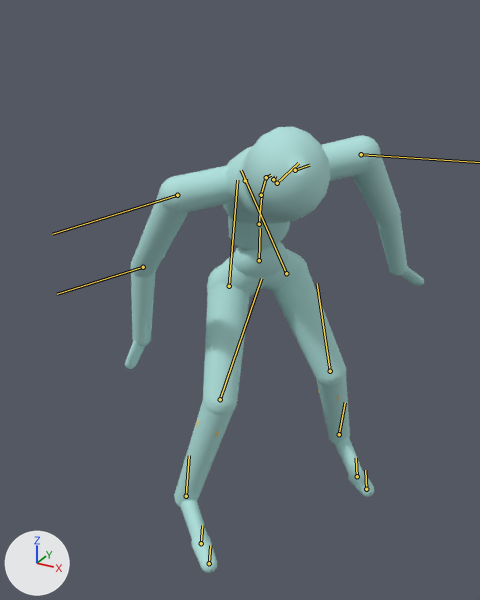
Before and after pictures for a commit that changed the glTF model assets/samples/hockey_stance_drill/hockey_stance_drill_humanoid.glb.
Before and after are seen from a 50 mm lens placed at (0.866, -1.695, 1.554), pointed at (0.022, -0.16, 0.787). Lighting does not change. The marker at lower left points along +X, +Y and +Z. The older version comes first. Both versions are drawn at frame 114 of the action 'hockey_stance_drill'; the numbers are the values there. The bones that change, and the others that lie on the model, are drawn over the model as lines.

Names of what the first picture shows: 'bones', 'mannequin'.
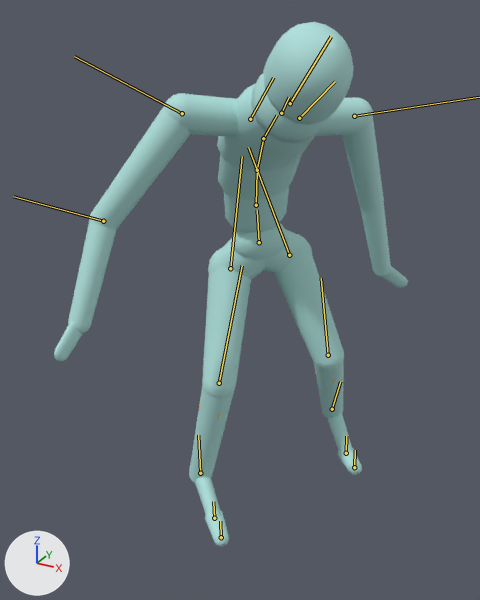
Scene script edits in JSON lines:
```json
{"block": "bone_hips", "where": "bone_hips = bpy.data.objects['hockey_stance_drill_humanoid_skin'].pose.bones['Hips']"}
{"op": "set", "path": "bone_hips.location", "old": "(0.0, -0.076, 0.0)", "new": "(0.0, -0.019, 0.0)"}
{"op": "set", "path": "bone_hips.rotation_quaternion", "old": "(0.902, 0.182, 0.391, -0.021)", "new": "(0.914, 0.193, 0.357, 0.01)", "note": "degrees (26, 45, 9) -> degrees (28, 40, 12)"}
{"block": "bone_spine", "where": "bone_spine = bpy.data.objects['hockey_stance_drill_humanoid_skin'].pose.bones['Spine']  # child of 'Hips'"}
{"op": "set", "path": "bone_spine.rotation_quaternion", "old": "(0.988, 0.152, -0.011, 0.035)", "new": "(0.996, 0.09, -0.009, -0.016)", "note": "degrees (17, -2, 4) -> degrees (10, -1, -2)"}
{"block": "bone_spine1", "where": "bone_spine1 = bpy.data.objects['hockey_stance_drill_humanoid_skin'].pose.bones['Spine1']  # child of 'Spine'"}
{"op": "set", "path": "bone_spine1.rotation_quaternion", "old": "(0.989, 0.146, -0.015, 0.027)", "new": "(0.995, 0.096, -0.011, -0.03)", "note": "degrees (17, -2, 3) -> degrees (11, -1, -4)"}
{"block": "bone_spine2", "where": "bone_spine2 = bpy.data.objects['hockey_stance_drill_humanoid_skin'].pose.bones['Spine2']  # child of 'Spine1'"}
{"op": "set", "path": "bone_spine2.rotation_quaternion", "old": "(0.988, 0.15, -0.01, 0.032)", "new": "(0.994, 0.102, -0.014, -0.042)", "note": "degrees (17, -2, 3) -> degrees (12, -1, -5)"}
{"block": "bone_leftshoulder", "where": "bone_leftshoulder = bpy.data.objects['hockey_stance_drill_humanoid_skin'].pose.bones['LeftShoulder']  # child of 'Spine2'"}
{"op": "set", "path": "bone_leftshoulder.rotation_quaternion", "old": "(1.0, 0.002, -0.002, -0.022)", "new": "(0.995, 0.008, 0.037, -0.09)", "note": "degrees (0, 0, -2) -> degrees (0, 4, -10)"}
{"block": "bone_leftarm", "where": "bone_leftarm = bpy.data.objects['hockey_stance_drill_humanoid_skin'].pose.bones['LeftArm']  # child of 'LeftShoulder'"}
{"op": "set", "path": "bone_leftarm.rotation_quaternion", "old": "(0.828, -0.012, -0.308, -0.469)", "new": "(0.874, -0.016, -0.251, -0.416)", "note": "degrees (18, -31, -64) -> degrees (12, -27, -54)"}
{"block": "bone_rightshoulder", "where": "bone_rightshoulder = bpy.data.objects['hockey_stance_drill_humanoid_skin'].pose.bones['RightShoulder']  # child of 'Spine2'"}
{"op": "set", "path": "bone_rightshoulder.rotation_quaternion", "old": "(1.0, 0.001, 0.017, 0.025)", "new": "(0.999, -0.024, -0.022, -0.031)", "note": "degrees (0, 2, 3) -> degrees (-3, -3, -4)"}
{"block": "bone_rightarm", "where": "bone_rightarm = bpy.data.objects['hockey_stance_drill_humanoid_skin'].pose.bones['RightArm']  # child of 'RightShoulder'"}
{"op": "set", "path": "bone_rightarm.rotation_quaternion", "old": "(0.858, -0.085, 0.244, 0.444)", "new": "(0.865, -0.09, 0.262, 0.419)", "note": "degrees (5, 30, 56) -> degrees (4, 32, 53)"}
{"block": "bone_rightforearm", "where": "bone_rightforearm = bpy.data.objects['hockey_stance_drill_humanoid_skin'].pose.bones['RightForeArm']  # child of 'RightArm'"}
{"op": "set", "path": "bone_rightforearm.rotation_quaternion", "old": "(0.974, -0.03, 0.224, -0.002)", "new": "(0.964, -0.027, 0.265, 0.007)", "note": "degrees (-4, 26, -1) -> degrees (-3, 31, 0)"}
{"block": "bone_leftupleg", "where": "bone_leftupleg = bpy.data.objects['hockey_stance_drill_humanoid_skin'].pose.bones['LeftUpLeg']  # child of 'Hips'"}
{"op": "set", "path": "bone_leftupleg.rotation_quaternion", "old": "(0.934, -0.336, 0.035, 0.115)", "new": "(0.952, -0.294, 0.028, 0.084)", "note": "degrees (-39, 8, 11) -> degrees (-34, 6, 8)"}
{"block": "bone_leftleg", "where": "bone_leftleg = bpy.data.objects['hockey_stance_drill_humanoid_skin'].pose.bones['LeftLeg']  # child of 'LeftUpLeg'"}
{"op": "set", "path": "bone_leftleg.rotation_quaternion", "old": "(0.938, 0.34, -0.065, -0.015)", "new": "(0.929, 0.364, -0.061, -0.024)", "note": "degrees (40, -6, -4) -> degrees (43, -6, -5)"}
{"block": "bone_rightupleg", "where": "bone_rightupleg = bpy.data.objects['hockey_stance_drill_humanoid_skin'].pose.bones['RightUpLeg']  # child of 'Hips'"}
{"op": "set", "path": "bone_rightupleg.rotation_quaternion", "old": "(0.874, -0.456, -0.062, -0.154)", "new": "(0.907, -0.387, -0.062, -0.154)", "note": "degrees (-54, -14, -13) -> degrees (-45, -13, -14)"}
{"block": "bone_rightleg", "where": "bone_rightleg = bpy.data.objects['hockey_stance_drill_humanoid_skin'].pose.bones['RightLeg']  # child of 'RightUpLeg'"}
{"op": "set", "path": "bone_rightleg.rotation_quaternion", "old": "(0.915, 0.381, 0.132, 0.017)", "new": "(0.936, 0.328, 0.122, 0.042)", "note": "degrees (46, 13, 8) -> degrees (40, 12, 9)"}
```

Where the change shows, as pixel boxes (x1, y1, x2, y2) in the pictures (480 x 600 px):
```json
{"object": "mannequin", "change": "posed", "before": [125, 127, 424, 573], "after": [54, 22, 408, 546], "on screen": "18% wider, 17% taller"}
{"object": "bones", "change": "posed", "before": [196, 163, 339, 438], "after": [199, 39, 335, 419], "on screen": "mostly hidden"}
{"bone": "Hips", "before": "(259, 260) to (260, 228)", "after": "(259, 242) to (257, 210)"}
{"bone": "Spine", "before": "(259, 224) to (261, 196)", "after": "(256, 205) to (257, 171)"}
{"bone": "Spine1", "before": "(261, 195) to (266, 177)", "after": "(257, 170) to (263, 138)"}
{"bone": "Spine2", "before": "(266, 177) to (271, 175)", "after": "(263, 138) to (277, 115)"}
{"bone": "LeftShoulder", "before": "(295, 170) to (309, 165)", "after": "(299, 118) to (335, 81)"}
{"bone": "RightShoulder", "before": "(245, 180) to (246, 178)", "after": "(250, 119) to (273, 77)"}
{"bone": "RightArm", "before": "(177, 195) to (52, 234)", "after": "(182, 113) to (74, 56)"}
{"bone": "RightForeArm", "before": "(143, 267) to (57, 294)", "after": "(103, 221) to (13, 196)"}
{"bone": "LeftUpLeg", "before": "(286, 273) to (241, 170)", "after": "(289, 255) to (248, 147)"}
{"bone": "LeftLeg", "before": "(330, 371) to (317, 283)", "after": "(328, 355) to (321, 278)"}
{"bone": "RightUpLeg", "before": "(229, 286) to (237, 180)", "after": "(230, 268) to (242, 156)"}
{"bone": "RightLeg", "before": "(220, 399) to (261, 278)", "after": "(219, 383) to (242, 265)"}
```
